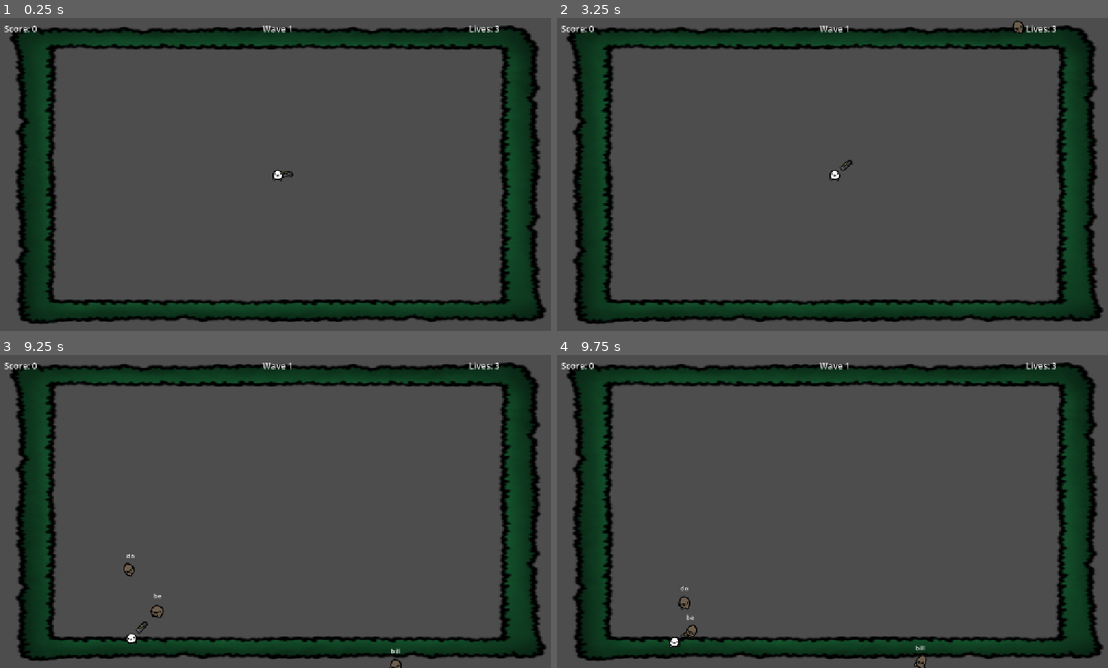
Above: before the commit, frames 1-4 (two rows, left to right).
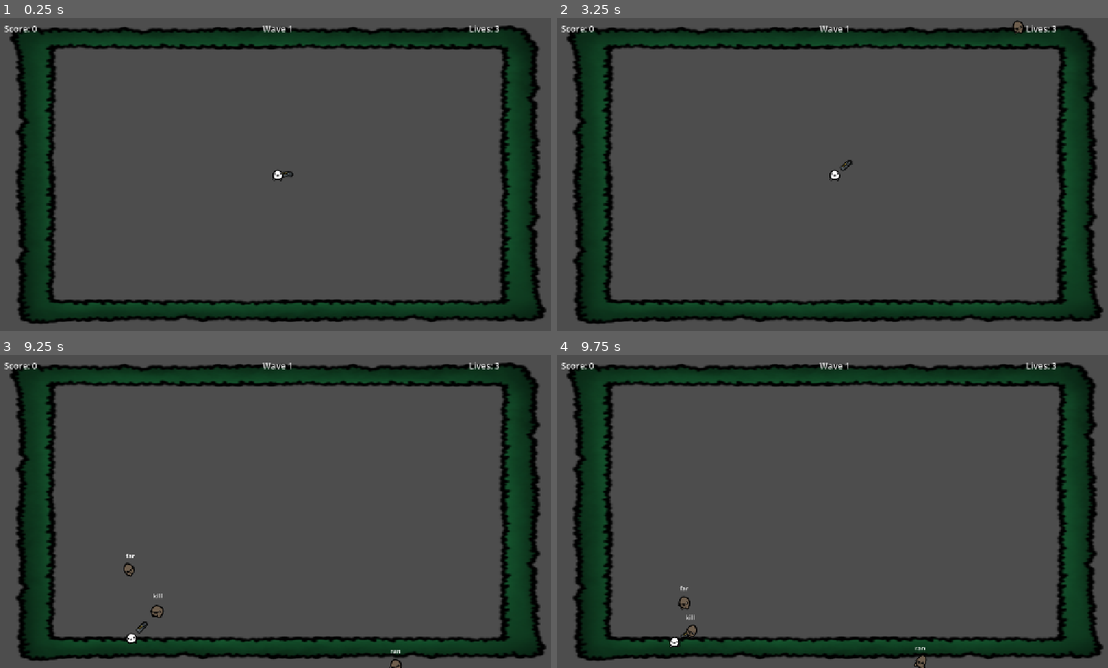
Above: after the commit, the same moments.

Repository: nickybmon/Potato-Survivors
Game: Godot game, scene res://arena.tscn
Two runs of this game, one before a commit and one after it. Both use one fixed random seed, a clock stepped at 60 frames per second and the inputs below.
Inputs:
- Up to frame 1 (0.25 s): no input
- Up to frame 2 (3.25 s): tap Enter at 0.5, 2 s; tap Space at 1.25, 2.75 s
- Up to frame 3 (9.25 s): no input
- Up to frame 4 (9.75 s): no input

Frames 1-2 are identical in both runs. In frame 3, less than 0.1% of the frame differs, in the area x 22-73%, y 63-96%; in frame 4, less than 0.1%.

Commit message:
Add per-keystroke bullet firing and expand word bank
Each correct letter now fires a non-killing bullet toward the target enemy,
giving immediate visual feedback per keystroke. The final letter still fires
a kill-shot that destroys the enemy on arrival. Word bank expanded from ~150
to ~400 words across all three difficulty tiers.

https://claude.ai/code/session_01JoAsAY6wAbAgadSm3WicGr

Diff:
--- a/arena.gd
+++ b/arena.gd
@@ -9,6 +9,7 @@
 
 func _ready() -> void:
 	$TypingEngine.word_completed.connect(_on_word_completed)
+	$TypingEngine.letter_typed.connect(_on_letter_typed)
 	$TypingEngine.progress_updated.connect($HUD.update_typed)
 	$WaveManager.wave_started.connect($HUD.update_wave)
 	$WaveManager.enemy_reached_center.connect(_on_enemy_reached_center)
@@ -25,11 +26,17 @@
 		$Music.play()
 
 
+func _on_letter_typed(enemy: Node2D) -> void:
+	var bullet: Node2D = BulletScene.instantiate()
+	bullet.setup($Player.global_position, enemy, false)
+	add_child(bullet)
+
+
 func _on_word_completed(enemy: Node2D) -> void:
 	_score += 10
 	$HUD.update_score(_score)
 	var bullet: Node2D = BulletScene.instantiate()
-	bullet.setup($Player.global_position, enemy)
+	bullet.setup($Player.global_position, enemy, true)
 	add_child(bullet)
 
 
--- a/bullet.gd
+++ b/bullet.gd
@@ -4,11 +4,13 @@
 
 var _from: Vector2 = Vector2.ZERO
 var _target: Node2D = null
+var _kill_on_hit: bool = true
 
 
-func setup(from: Vector2, target: Node2D) -> void:
+func setup(from: Vector2, target: Node2D, kill_on_hit: bool = true) -> void:
 	_from = from
 	_target = target
+	_kill_on_hit = kill_on_hit
 
 
 func _ready() -> void:
@@ -26,5 +28,6 @@
 	rotation = dir.angle()
 	position += dir * SPEED * delta
 	if global_position.distance_to(_target.global_position) < 12.0:
-		_target.die()
+		if _kill_on_hit:
+			_target.die()
 		queue_free()
--- a/typing_engine.gd
+++ b/typing_engine.gd
@@ -1,6 +1,7 @@
 extends Node
 
 signal word_completed(enemy: Node2D)
+signal letter_typed(enemy: Node2D)
 signal progress_updated(word: String, progress: int)
 
 var _target: Node2D = null
@@ -41,6 +42,10 @@
 			_progress = 1
 			enemy.update_display(_progress)
 			progress_updated.emit(enemy.word, _progress)
+			if _progress >= enemy.word.length():
+				_destroy_target()
+			else:
+				letter_typed.emit(_target)
 			return
 
 
@@ -52,6 +57,8 @@
 		progress_updated.emit(word, _progress)
 		if _progress >= word.length():
 			_destroy_target()
+		else:
+			letter_typed.emit(_target)
 	else:
 		_target.update_display(0)
 		_target = null
--- a/word_bank.gd
+++ b/word_bank.gd
@@ -7,7 +7,19 @@
 	"lash", "also", "disk", "silk", "fill", "kill", "will", "hill",
 	"bill", "still", "skill", "spill", "drill", "grill", "flat", "clan",
 	"fist", "just", "dust", "rust", "list", "mist", "risk", "link",
-	"sink", "wink", "pink", "rink"
+	"sink", "wink", "pink", "rink",
+	"cat", "dog", "run", "hit", "red", "big", "old", "new", "top",
+	"cut", "fun", "sun", "gun", "bun", "mud", "bug", "jug", "tug",
+	"rug", "hub", "sub", "pub", "rub", "cub", "job", "mob", "rob",
+	"bob", "pod", "rod", "cod", "fog", "log", "bog", "hog", "jog",
+	"cog", "dot", "got", "hot", "lot", "not", "pot", "rot", "tot",
+	"box", "fox", "lox", "mix", "fix", "six", "wax", "tax", "fax",
+	"bad", "dad", "had", "lad", "mad", "rap", "cap", "gap", "lap",
+	"map", "nap", "sap", "tap", "yap", "zap", "bar", "car", "far",
+	"jar", "tar", "war", "bit", "fit", "hit", "kit", "lit", "pit",
+	"sit", "wit", "ban", "can", "fan", "man", "pan", "ran", "tan",
+	"van", "bed", "fed", "led", "red", "wed", "gel", "elf", "elk",
+	"elm", "emu", "end", "era", "eve", "age", "ace", "ice", "ore"
 ]
 
 const _MEDIUM: Array[String] = [
@@ -18,7 +30,28 @@
 	"press", "twist", "block", "clash", "craft", "drift", "flare",
 	"grasp", "score", "spark", "strip", "trick", "troop", "slant",
 	"grant", "plant", "slick", "brick", "click", "flick", "thick",
-	"stack", "crack", "slack", "snack", "smack"
+	"stack", "crack", "slack", "snack", "smack",
+	"arrow", "blunt", "brisk", "brush", "burst", "catch", "chain",
+	"chart", "chase", "check", "chest", "chill", "choke", "churn",
+	"clank", "clear", "climb", "cling", "cloak", "cloud", "crush",
+	"curve", "cycle", "depth", "digit", "dirge", "ditch", "dodge",
+	"doubt", "drain", "drawl", "dread", "drawn", "drill", "droop",
+	"drove", "drown", "dwarf", "eagle", "earth", "eight", "ember",
+	"epoch", "equip", "evade", "event", "extra", "fable", "facet",
+	"faith", "false", "fault", "feast", "fetch", "fever", "fiber",
+	"final", "first", "fixed", "flame", "flank", "flare", "flask",
+	"flock", "flood", "floor", "floss", "flour", "fluid", "fluke",
+	"flunk", "focus", "force", "forge", "forth", "found", "frank",
+	"fraud", "freak", "fresh", "front", "froth", "froze", "fruit",
+	"fully", "fungi", "gavel", "ghost", "girth", "given", "gland",
+	"glare", "glass", "globe", "gloom", "gloss", "glyph", "gnash",
+	"grace", "grade", "grain", "graph", "grasp", "grave", "graze",
+	"greed", "greet", "grief", "grill", "gripe", "groan", "groin",
+	"grope", "gross", "group", "grout", "grove", "growl", "gruel",
+	"guard", "guile", "guise", "gulch", "gully", "gusto", "haste",
+	"haunt", "haven", "heavy", "hence", "hoard", "honor", "hover",
+	"human", "humid", "humor", "hurry", "husky", "image", "imply",
+	"inbox", "incur", "infer", "input", "intro", "irony", "ivory"
 ]
 
 const _HARD: Array[String] = [
@@ -30,7 +63,44 @@
 	"frontline", "hardback", "landscape", "mainframe", "nightfall",
 	"outbreak", "overcast", "quicksand", "shortfall", "snapshot",
 	"standout", "stopwatch", "tailwind", "tripwire", "undercut",
-	"upstroke", "wildcard", "windfall", "workspace"
+	"upstroke", "wildcard", "windfall", "workspace",
+	"abstract", "accuracy", "activate", "actually", "addition",
+	"adequate", "adjacent", "adjusted", "advanced", "adversary",
+	"affected", "affirm", "aircraft", "alliance", "allocate",
+	"altitude", "ambition", "amplify", "analysis", "ancestry",
+	"annihilate", "anterior", "antidote", "aperture", "armament",
+	"artifact", "assassin", "assembly", "asterisk", "backtrack",
+	"balanced", "barricade", "baseline", "battalion", "bayonet",
+	"blacksmith", "blueprint", "bodyguard", "boldness", "bombard",
+	"boundary", "breakaway", "breastplate", "briefcase", "bulwark",
+	"calculate", "callsign", "campaign", "capacity", "cardinal",
+	"cartridge", "cascading", "catalyst", "cathedral", "cavalier",
+	"celestial", "champion", "character", "checkpoint", "chemical",
+	"chronicle", "circuitry", "civilian", "clandestine", "clearance",
+	"clockwise", "coalition", "codebreak", "coldfront", "collapse",
+	"commander", "commodity", "compress", "compute", "concrete",
+	"conflict", "conquest", "constant", "construct", "continue",
+	"contrast", "controls", "converge", "critical", "crossbow",
+	"crusader", "currency", "cylinder", "database", "deadlock",
+	"debris", "decisive", "decrypt", "defender", "deflect",
+	"demolish", "deployed", "describe", "deserter", "detonate",
+	"diplomat", "displace", "distance", "doctrine", "document",
+	"download", "dreadful", "dropship", "dungeon", "dynamic",
+	"effective", "efficient", "elevation", "eliminate", "emergency",
+	"encrypted", "endurance", "engineer", "enormous", "entrance",
+	"epidemic", "escalate", "estimate", "evaluate", "evidence",
+	"exchange", "exhaust", "explicit", "exposure", "external",
+	"extremity", "facility", "fallback", "fastbreak", "fieldwork",
+	"firepower", "fireworks", "flagship", "flashback", "flatline",
+	"fortified", "freefall", "frequency", "frontline", "fullscale",
+	"function", "fuselage", "garrison", "gateway", "generate",
+	"gladiator", "gradient", "gridlock", "gritty", "guardian",
+	"gunsmith", "hardline", "hardware", "headcount", "headstart",
+	"heartbeat", "heavyfire", "helmsman", "highgrade", "highlight",
+	"holdfast", "homeland", "hostile", "humanity", "hurricane",
+	"hyperlink", "identify", "ignition", "imminent", "immunity",
+	"impacted", "imperial", "impulse", "incursion", "infantry",
+	"infinite", "ingress", "initiate", "intercept", "internal"
 ]
 
 var _pool_easy: Array[String] = []
